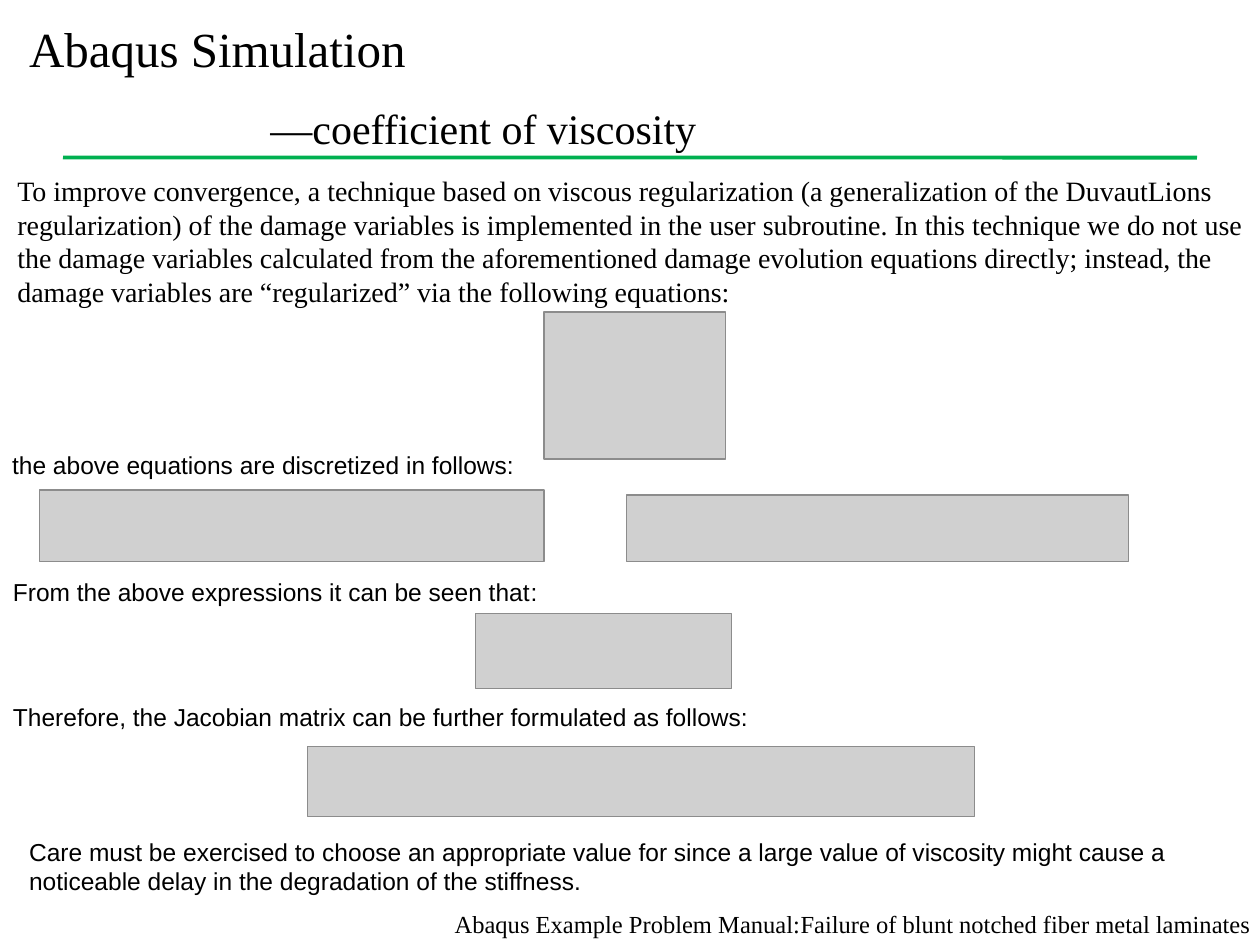
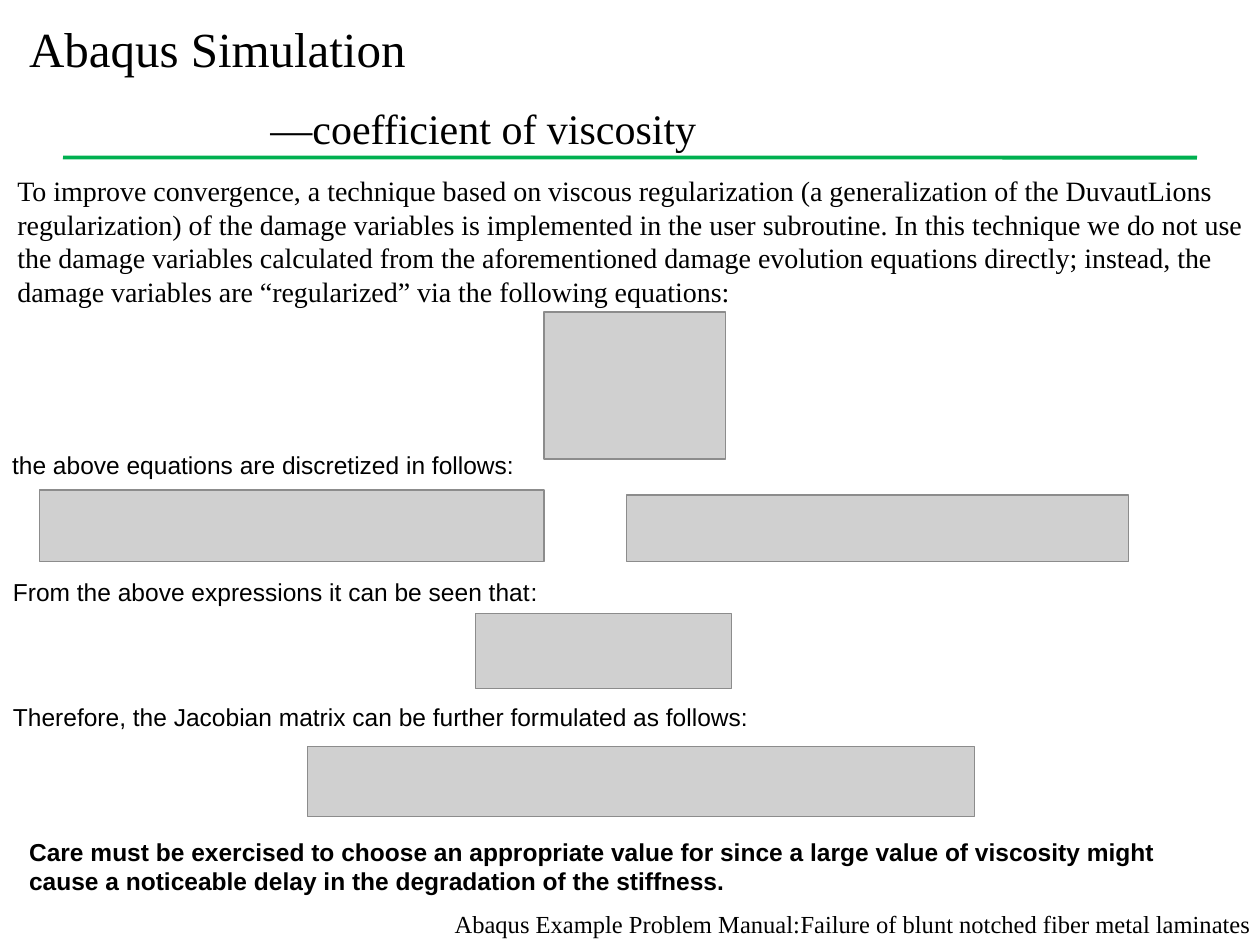
Before and after one commit to Chu2015/UMAThashinlinear4, a slide deck: slide 12 of 组会报告/组会20180110.pptx (slide 11 before the commit). Drawn at 1260x945 pixels with LibreOffice and Linux fonts; fonts in the diff are those of the drawing; grey boxes stand for pictures; background and template pictures are left out. Boxes give left, top, right and bottom in pixels: in the first picture for what was removed or moved away, otherwise in the second. Text is boxed around its words. In the diff, an @@ line names an element or a change of style, - is before the commit and + after.

```diff
--- a/组会报告/组会20180110.pptx
+++ b/组会报告/组会20180110.pptx
@@ text at (29, 843, 1154, 896): text changed; bold on @@
-Care must be exercised to choose an appropriate value for since a large value of viscosity might cause a
-noticeable delay in the degradation of the stiffness.
+Care must be exercised to choose an appropriate value for since a large value of viscosity might cause a noticeable delay in the degradation of the stiffness.
```
Also in this commit, not shown: 2 other slides changed, 2 slides added, 1 other file.
